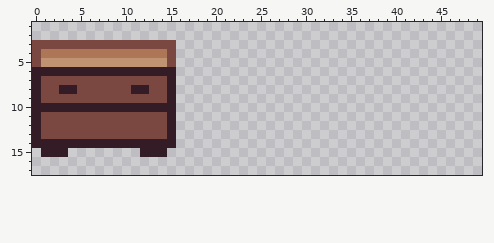
Pixel-art file: Assets/Sprites/Furnitures.aseprite. That is the earlier state.
64x64 pixels, 1 frame. Shown: x 0..49, y 1..17.
Once edited:
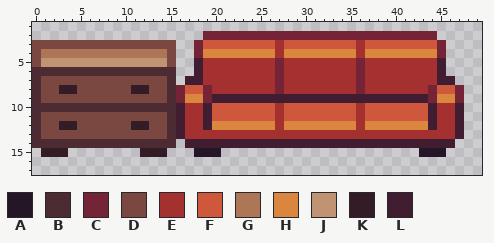
Palette (. is transparent): A #241527  B #4d2b32  C #752438  D #7a4841  E #a53030  F #cf573c  G #ad7757  H #da863e  J #c09473  K #341c27  L #411d31
Change:
The edit adds colour A in row 15 at x 18 to 20 and 43 to 45.
Colour K gives way to colour B in row 6 at x 0 to 15; in rows 7 to 9 at x 0 and 15; in row 10 at x 0 to 15; in rows 11 to 13 at x 0 and 15; in row 14 at x 0 to 15.
The edit adds colour C in row 2 at x 19 to 44; in rows 3 to 4 at x 18 and 45; in rows 5 to 7 at x 27 and 36; in row 8 at x 16, 19, 27, 36, 44 and 47; in row 9 at x 16, 19, 44 and 47.
The edit adds colour E in rows 3 to 4 at x 27 and 36; in rows 5 to 7 at x 19 to 26, 28 to 35 and 37 to 44; in row 8 at x 20 to 26, 28 to 35 and 37 to 43; in rows 10 to 12 at x 17 to 18, 27, 36 and 45 to 46; in row 13 at x 17 to 46.
The edit adds colour F in row 3 at x 19 to 26, 28 to 35 and 37 to 44; in row 8 at x 17 to 18 and 45 to 46; in rows 10 to 11 at x 20 to 26, 28 to 35 and 37 to 43.
The edit adds colour H in row 4 at x 19 to 26, 28 to 35 and 37 to 44; in row 9 at x 17 to 18 and 45 to 46; in row 12 at x 20 to 26, 28 to 35 and 37 to 43.
Colour D gives way to colour K in row 12 at x 3 to 4 and 11 to 12.
The edit adds colour L in rows 5 to 6 at x 18 and 45; in row 7 at x 17 to 18 and 45 to 46; in row 9 at x 20 to 43; in rows 10 to 12 at x 16, 19, 44 and 47; in row 13 at x 16 and 47; in row 14 at x 17 to 46.
